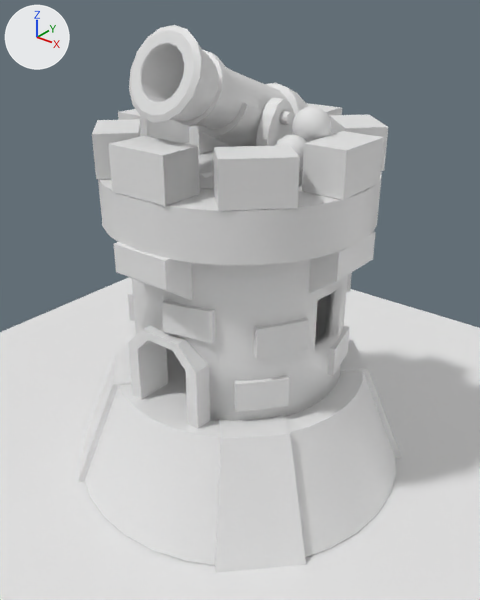
A saved change to the Blender file tower.blend.
The view is the same before and after, from a camera (50 mm lens) standing at (2.94, -3.67, 3.69) and looking at (0.08, -0.09, 1.48). The lights are fixed; the arrows at upper left show +X, +Y and +Z.

Script lines for the objects in view, before the commit:
```python
me_cube_001 = bpy.data.meshes.new('Cube.001')
me_cube_001.from_pydata(...)  # a box spanning x -1.0..1.0, y -1.0..1.0, z -1.0..1.0
# before: 0 (-1.0, -1.0, -1.0), 1 (-1.0, -1.0, 1.0), 2 (-1.0, 1.0, -1.0), 3 (-1.0, 1.0, 1.0), 4 (1.0, -1.0, -1.0)
# before: 5 (1.0, -1.0, 1.0) at pixel (117, 112), 6 (1.0, 1.0, -1.0), 7 (1.0, 1.0, 1.0)
me_cylinder_005 = bpy.data.meshes.new('Cylinder.005')
me_cylinder_005.from_pydata(...)  # 82 vertices, 86 faces; spans x -0.92..0.91, y -0.93..0.9, z 0.0..0.14
me_cylinder_005.polygons.foreach_set('use_smooth', [True] * 86)
ob_cube_001 = bpy.data.objects.new('Cube.001', me_cube_001)
ob_cube_001.location = (-0.84, 0.0, 2.628)
ob_cube_001.rotation_euler = (0.0, 0.0, -1.571)  # degrees (0, 0, -90)
ob_cube_001.scale = (0.232, 0.15, 0.15)
ob_cube_003 = bpy.data.objects.new('Cube.003', me_cube_001)
ob_cube_003.location = (0.0, -0.84, 2.628)
ob_cube_003.scale = (0.232, 0.15, 0.15)
ob_cube_004 = bpy.data.objects.new('Cube.004', me_cube_001)
ob_cube_004.location = (0.0, -0.84, 2.628)
ob_cube_004.scale = (0.232, 0.15, 0.15)
ob_cube_005 = bpy.data.objects.new('Cube.005', me_cube_001)
ob_cube_005.location = (-0.594, -0.594, 2.628)
ob_cube_005.rotation_euler = (0.0, 0.0, -0.785)  # degrees (0, 0, -45)
ob_cube_005.scale = (0.232, 0.15, 0.15)
ob_cube_006 = bpy.data.objects.new('Cube.006', me_cube_001)
ob_cube_006.location = (0.0, 0.84, 2.628)
ob_cube_006.rotation_euler = (0.0, 0.0, -3.142)  # degrees (0, 0, -180)
ob_cube_006.scale = (0.232, 0.15, 0.15)
ob_cube_007 = bpy.data.objects.new('Cube.007', me_cube_001)
ob_cube_007.location = (0.594, 0.594, 2.628)
ob_cube_007.rotation_euler = (0.0, 0.0, -3.927)  # degrees (0, 0, -225)
ob_cube_007.scale = (0.232, 0.15, 0.15)
ob_cube_008 = bpy.data.objects.new('Cube.008', me_cube_001)
ob_cube_008.location = (0.84, 0.0, 2.628)
ob_cube_008.rotation_euler = (0.0, 0.0, -4.712)  # degrees (0, 0, -270)
ob_cube_008.scale = (0.232, 0.15, 0.15)
ob_cube_009 = bpy.data.objects.new('Cube.009', me_cube_001)
ob_cube_009.location = (0.594, -0.594, 2.628)
ob_cube_009.rotation_euler = (0.0, 0.0, -5.498)  # degrees (0, 0, -315)
ob_cube_009.scale = (0.232, 0.15, 0.15)
ob_cylinder_005 = bpy.data.objects.new('Cylinder.005', me_cylinder_005)
ob_cylinder_005.location = (0.016, 0.013, 2.474)
ob_cylinder_005.scale = (0.647, 0.647, 0.647)
# me_cube_002
# before: 0 (-1.0, -1.0, -1.0) at pixel (115, 271), 1 (-1.0, -1.0, 1.0) at pixel (113, 243), 2 (-1.0, 1.0, -3.15), 3 (-1.0, 1.0, 1.0), 4 (1.0, -1.0, -1.0) at pixel (166, 290)
# before: 5 (1.0, -1.0, 1.0) at pixel (164, 260), 6 (1.0, 1.0, -3.15), 7 (1.0, 1.0, 1.0)
# me_cube_004
# before: 0 (-1.0, -1.0, -1.0) at pixel (163, 331), 1 (-1.0, -1.0, 1.0) at pixel (161, 302), 2 (-1.0, -0.15, -1.0), 3 (-1.0, -0.15, 1.0), 4 (1.0, -1.0, -1.0) at pixel (212, 343)
# before: 5 (1.0, -1.0, 1.0) at pixel (211, 312), 6 (1.0, -0.15, -1.0), 7 (1.0, -0.15, 1.0)
# also in view: 'Cylinder.001' at (0.0, 0.0, 1.49); 'Cube.017' at (0.76, -0.76, 0.43); 'Cylinder.002' at (0.0, 0.0, 2.3); 'Cube.016' at (0.76, 0.76, 0.43); 'Plane' at (0.0, 0.0, 0.0)
```
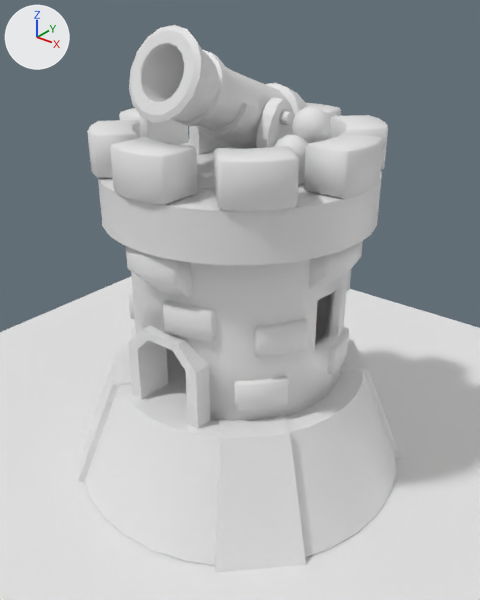
What changed in the scene script:
```text
Change me_cube_001:
    used by ob_cube_003; location = (0.0, -0.84, 2.628); scale = (0.232, 0.15, 0.15)
    verts and faces of me_cube_001; kept vertices keep their numbers, new ones are numbered from 8
    remove me_cube_001.from_pydata(...)  # 8 vertices, 6 faces; spans x -1.0..1.0, y -1.0..1.0, z -1.0..1.0
    add me_cube_001.from_pydata(...)  # 16 vertices, 14 faces; spans x -1.0..1.0, y -1.29..1.0, z -1.0..1.0
    me_cube_001 part 1
    add delete_faces([(2, 3, 7, 6), (0, 4, 5, 1), (0, 2, 6, 4), (1, 5, 7, 3)])
    add for new, old in zip([*range(8, 12)], [*range(4, 8)]): verts[new] = verts[old] + (-0.67, -0.29, 0.0)
    add for new, old in zip([*range(12, 16)], [*range(0, 4)]): verts[new] = verts[old] + (0.67, -0.29, 0.0)
    add faces += [(6, 10, 11, 7), (0, 12, 13, 1), (4, 8, 10, 6), (1, 13, 15, 3), (5, 7, 11, 9), (9, 11, 15, 13)]
    add faces += [(0, 2, 14, 12), (8, 12, 14, 10), (4, 5, 9, 8), (8, 9, 13, 12), (2, 3, 15, 14), (10, 14, 15, 11)]
    me_cube_001 part 2: 2 kept faces spanning x -1.0..1.0, y -1.0..1.0, z -1.0..1.0 are now shaded smooth
Change me_cube_002:
    where me_cube_002.from_pydata(...)  # 8 vertices, 6 faces; spans x -1.0..1.0, y -1.0..1.0, z -3.15..1.0
    used by ob_cube_010; location = (0.0, -0.864, 2.038); scale = (0.232, 0.155, 0.0993)
    verts and faces of me_cube_002; kept vertices keep their numbers, new ones are numbered from 8
    me_cube_002 part 3
    add delete_faces([(2, 3, 7, 6), (0, 4, 5, 1), (0, 2, 6, 4), (1, 5, 7, 3)])
    add for i in [0, 1, 4, 5]: verts[i] += (0.0, 0.56, 0.0)
    add verts[8] = (0.0, 0.63, -3.15)
    add verts[9] = (0.0, 0.63, 1.0)
    add verts[10] = (0.0, -0.8, -1.0)
    add verts[11] = (0.0, -0.8, 1.0)
    add faces += [(6, 8, 9, 7), (0, 10, 11, 1), (4, 10, 8, 6), (1, 11, 9, 3), (5, 7, 9, 11), (0, 2, 8, 10)]
    add faces += [(4, 5, 11, 10), (2, 3, 9, 8)]
Change me_cube_004:
    where me_cube_004.from_pydata(...)  # 8 vertices, 6 faces; spans x -1.0..1.0, y -1.0..-0.15, z -1.0..1.0
    used by ob_cube_018; location = (0.169, -0.673, 1.623); rotation_euler = (0.0, 0.0, 0.246), in degrees (0, 0, 14); scale = (0.188, 0.15, 0.113)
    verts and faces of me_cube_004; kept vertices keep their numbers, new ones are numbered from 8
    me_cube_004 part 4
    add delete_faces([(2, 3, 7, 6), (0, 4, 5, 1), (0, 2, 6, 4), (1, 5, 7, 3)])
    add verts[8] = (-0.03, -0.27, -1.0)
    add verts[9] = (-0.03, -0.27, 1.0)
    add verts[10] = (-0.03, -1.13, -1.0)
    add verts[11] = (-0.03, -1.13, 1.0)
    add faces += [(6, 8, 9, 7), (0, 10, 11, 1), (4, 10, 8, 6), (1, 11, 9, 3), (5, 7, 9, 11), (0, 2, 8, 10)]
    add faces += [(4, 5, 11, 10), (2, 3, 9, 8)]
Change ob_cube_003:
    add _m = ob_cube_003.modifiers.new('Bevel', 'BEVEL')
Remove ob_cube_004:
    ob_cube_004 = bpy.data.objects.new('Cube.004', me_cube_001)
Change ob_cube_005:
    add _m = ob_cube_005.modifiers.new('Bevel', 'BEVEL')
Change ob_cube_001:
    add _m = ob_cube_001.modifiers.new('Bevel', 'BEVEL')
Change ob_cube_006:
    add _m = ob_cube_006.modifiers.new('Bevel', 'BEVEL')
Change ob_cube_007:
    add _m = ob_cube_007.modifiers.new('Bevel', 'BEVEL')
Change ob_cube_008:
    add _m = ob_cube_008.modifiers.new('Bevel', 'BEVEL')
Change ob_cube_009:
    add _m = ob_cube_009.modifiers.new('Bevel', 'BEVEL')
Change ob_cube_010:
    add _m = ob_cube_010.modifiers.new('Bevel', 'BEVEL')
Change ob_cube_013:
    add _m = ob_cube_013.modifiers.new('Bevel', 'BEVEL')
Change ob_cube_018:
    add _m = ob_cube_018.modifiers.new('Bevel', 'BEVEL')
Change ob_cube_019:
    add _m = ob_cube_019.modifiers.new('Bevel', 'BEVEL')
Change ob_cube_020:
    add _m = ob_cube_020.modifiers.new('Bevel', 'BEVEL')
Change ob_cube_022:
    add _m = ob_cube_022.modifiers.new('Bevel', 'BEVEL')
Change ob_cube_025:
    add _m = ob_cube_025.modifiers.new('Bevel', 'BEVEL')
Change ob_cube_026:
    add _m = ob_cube_026.modifiers.new('Bevel', 'BEVEL')
Change ob_cube_027:
    add _m = ob_cube_027.modifiers.new('Bevel', 'BEVEL')
```

What differs and where, as boxes (x1, y1, x2, y2) in the pictures (480 x 600 px):
'Cube.009', reshaped, modifiers changed: before (214, 145, 300, 211); after (214, 146, 299, 211)
'Cube.003', reshaped, modifiers changed: before (108, 138, 199, 205); after (110, 137, 198, 205)
'Cube.008', reshaped, modifiers changed: before (302, 131, 384, 200); after (304, 132, 383, 199)
'Cube.004', deleted: before (109, 136, 199, 206)
'Cube.010', reshaped, modifiers changed: before (114, 242, 193, 301); after (126, 246, 192, 297)
'Cube.005', reshaped, modifiers changed (8% wider): before (92, 119, 141, 179); after (87, 120, 140, 178)
'Cube.013', reshaped, modifiers changed: before (309, 232, 376, 293); after (309, 241, 363, 289)
'Cube.019', reshaped, modifiers changed: before (254, 318, 309, 359); after (254, 318, 308, 358)
'Cube.018', reshaped, modifiers changed: before (162, 300, 216, 343); after (163, 300, 216, 341)
'Cube.027', reshaped, modifiers changed: before (234, 375, 289, 412); after (234, 376, 289, 411)
'Cube.007', reshaped, modifiers changed: before (329, 115, 388, 171); after (330, 115, 388, 170)
'Cube.001', reshaped, modifiers changed: before (118, 109, 190, 143); after (119, 108, 189, 145)
'Cube.026', reshaped, modifiers changed (8% narrower): before (327, 326, 350, 376); after (328, 327, 349, 374)
'Cube.006', reshaped, modifiers changed: before (306, 103, 342, 116); after (306, 103, 341, 120)
'Cube.022', reshaped, modifiers changed: before (128, 289, 135, 321); after (128, 288, 135, 320)
'Cube.025', reshaped, modifiers changed: before (346, 273, 352, 292); after (346, 269, 351, 291)
'Cube.020', reshaped, modifiers changed: before (132, 327, 136, 337); after (131, 328, 136, 339)
part 1 of me_cube_001, built on: before (92, 103, 388, 211); after (87, 103, 388, 211)
part 2 of me_cube_001, shading changed: (93, 110, 387, 205) in both
part 3 of me_cube_002, built on: before (114, 232, 376, 299); after (126, 241, 363, 297)
part 4 of me_cube_004, built on: before (128, 292, 350, 412); after (128, 292, 349, 411)
